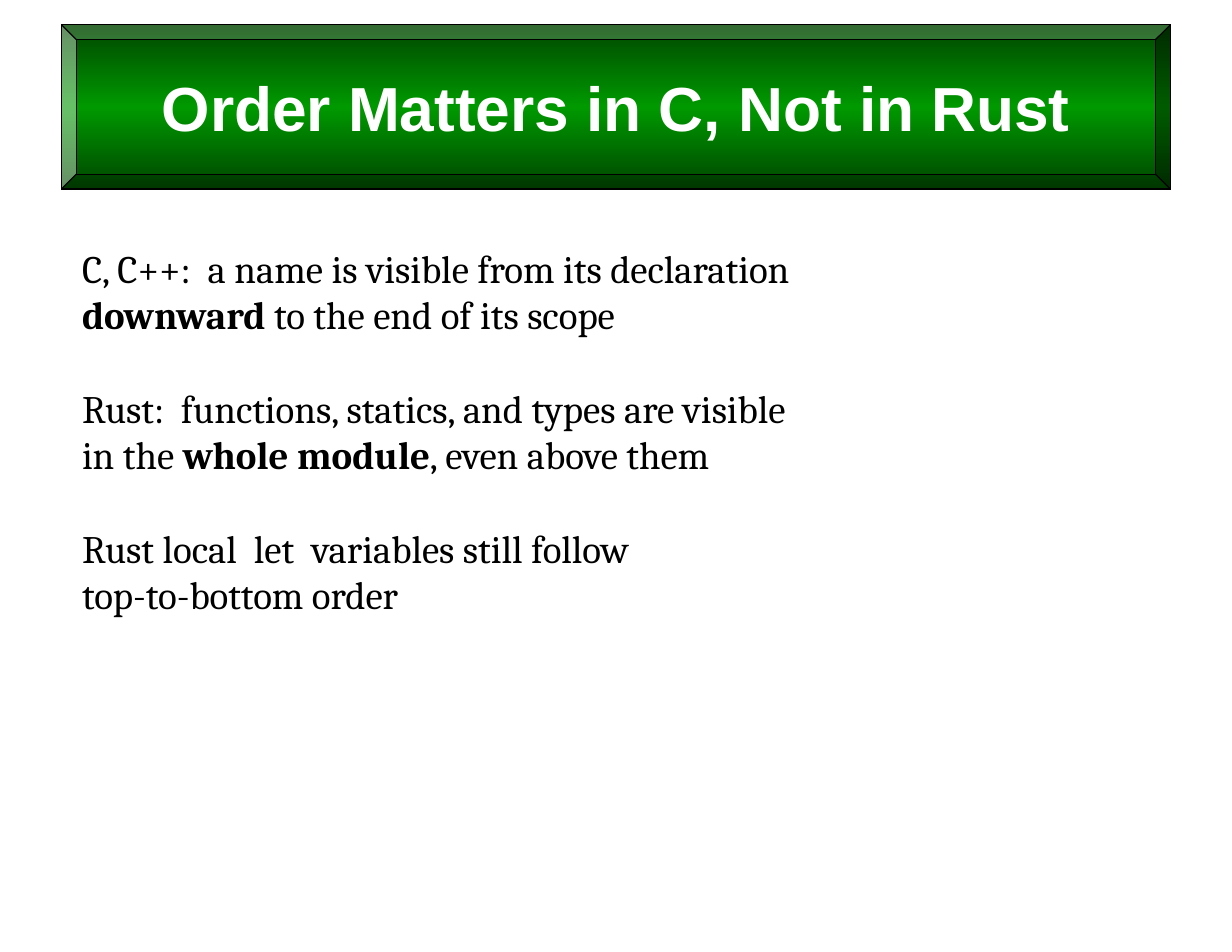
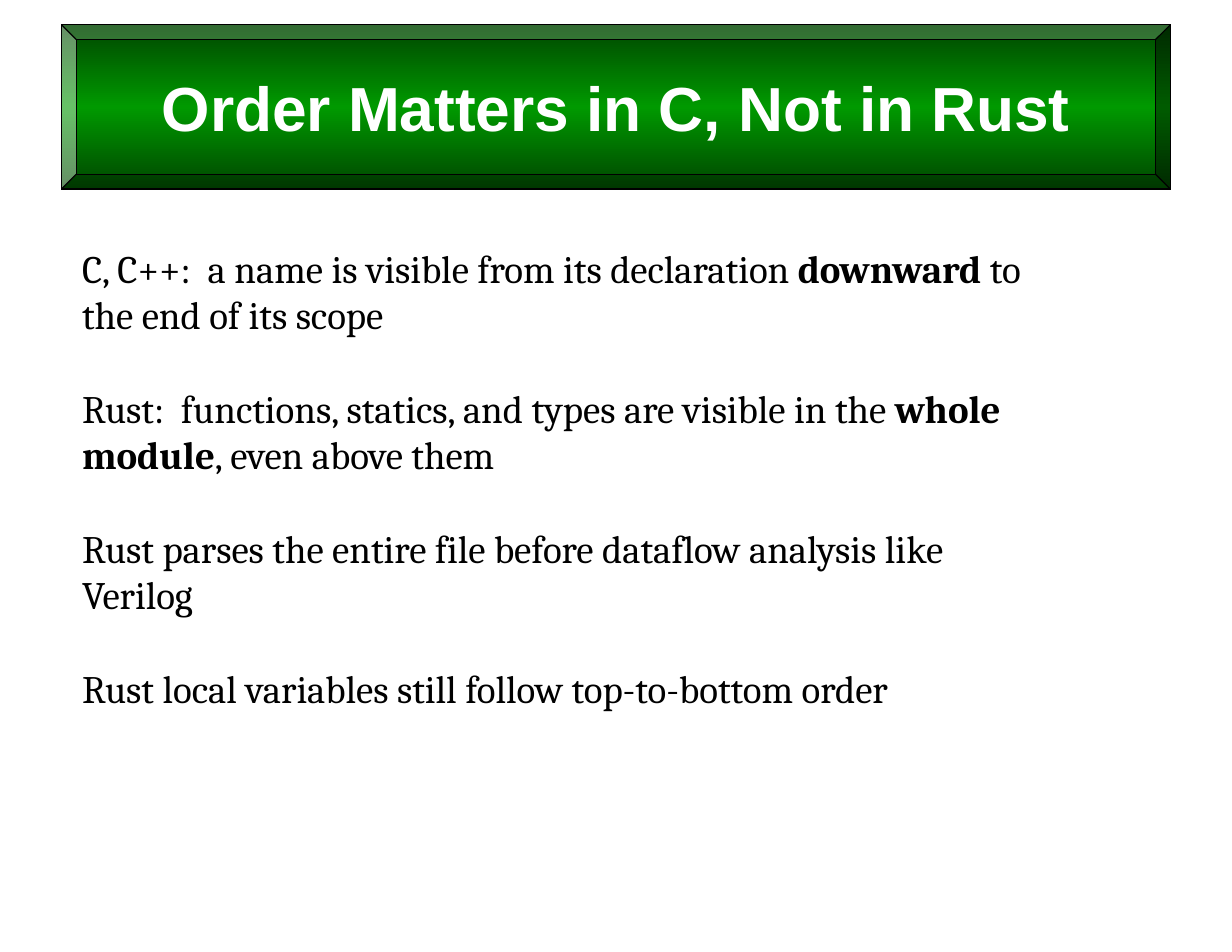
Before and after one commit to billswartz7/IntroToProgramming, a slide deck: slide 12 of Slides/L10_Scope-and-Persistence.pptx. Drawn at 1232x952 pixels with LibreOffice and Linux fonts; fonts in the diff are those of the drawing. Boxes give left, top, right and bottom in pixels: in the first picture for what was removed or moved away, otherwise in the second. Text is boxed around its words. In the diff, an @@ line names an element or a change of style, - is before the commit and + after.

```diff
--- a/Slides/L10_Scope-and-Persistence.pptx
+++ b/Slides/L10_Scope-and-Persistence.pptx
@@ text at (82, 255, 1021, 712): text changed @@
-C, C++: a name is visible from its declaration
-downward to the end of its scope
-Rust: functions, statics, and types are visible
-in the whole module, even above them
-Rust local let variables still follow
-top-to-bottom order
+C, C++: a name is visible from its declaration downward to the end of its scope
+Rust: functions, statics, and types are visible in the whole module, even above them
+Rust parses the entire file before dataflow analysis like Verilog
+Rust local variables still follow top-to-bottom order
```
Also in this commit, not shown: 44 other slides changed, 6 slides added, 13 other files.
